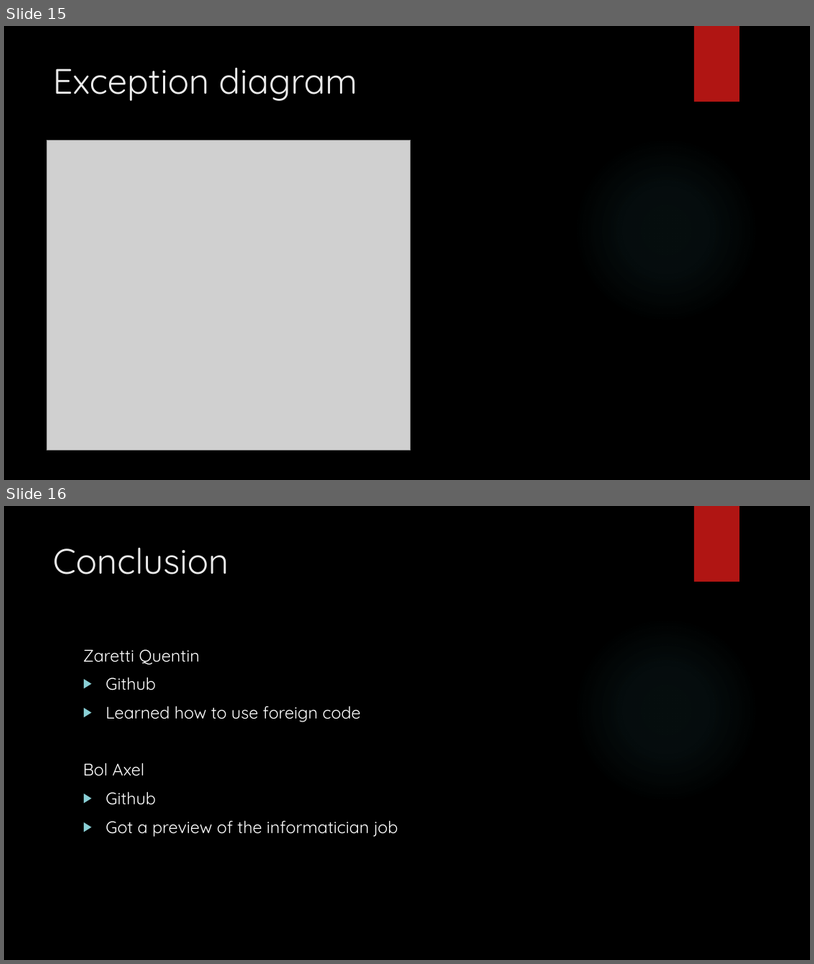
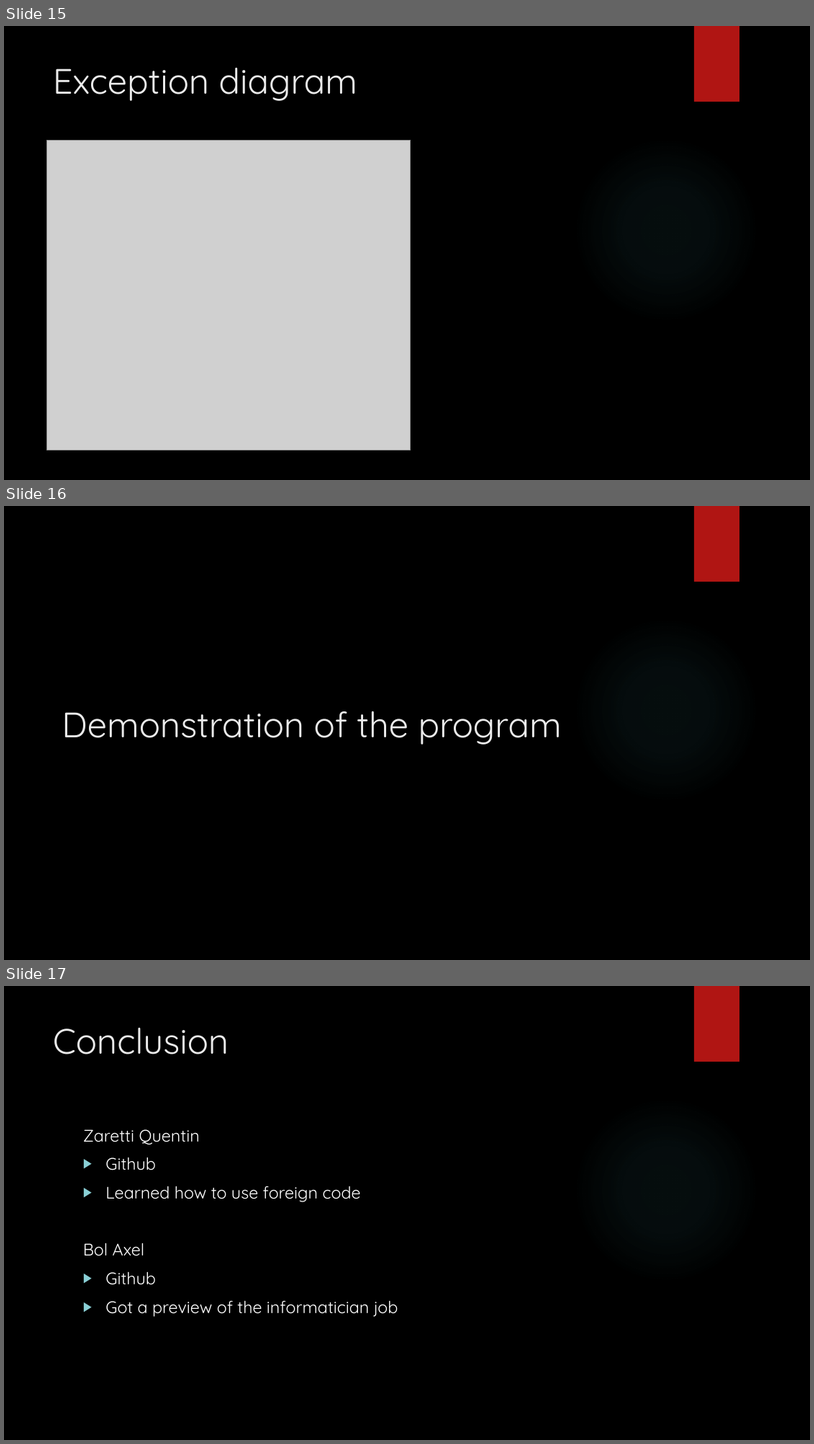
Before and after one commit to Tisax190/CoVoiturage, a slide deck: Carpooling.pptx. Shown one above the other, each under a label of ours: slides 15 and 16 before the commit, slides 15, 16 and 17 after it. The pictures are 814x964 and 814x1444 pixels, drawn with LibreOffice and Linux fonts; fonts in the diff are those of the drawing; grey boxes stand for pictures; background and template pictures are left out. Boxes give left, top, right and bottom in pixels: in the first picture for what was removed or moved away, otherwise in the second. Text is boxed around its words. In the diff, an @@ line names an element or a change of style, - is before the commit and + after.

```diff
--- a/Carpooling.pptx
+++ b/Carpooling.pptx
@@ slide 16 added at [4,506,810,960], background picture (left out); not listed: 2 template elements that a slide beside it also shows @@
@@ title added at [62,710,562,744], 42 pt, text #EBEBEB @@
+Demonstration of the program
@@ what was slide 16 is now slide 17 @@
```
Also in this commit, not shown: 2 slides changed.
